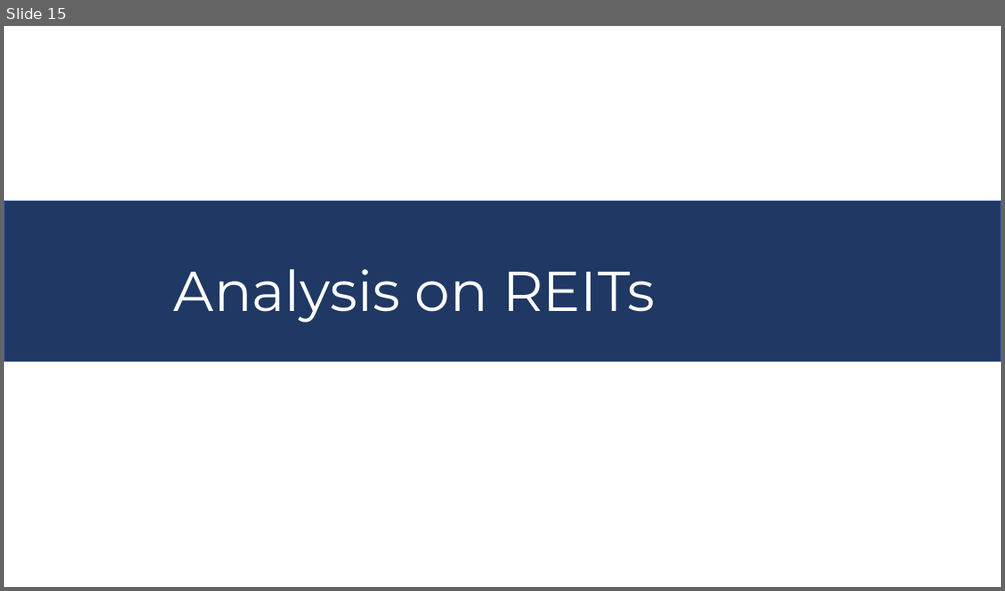
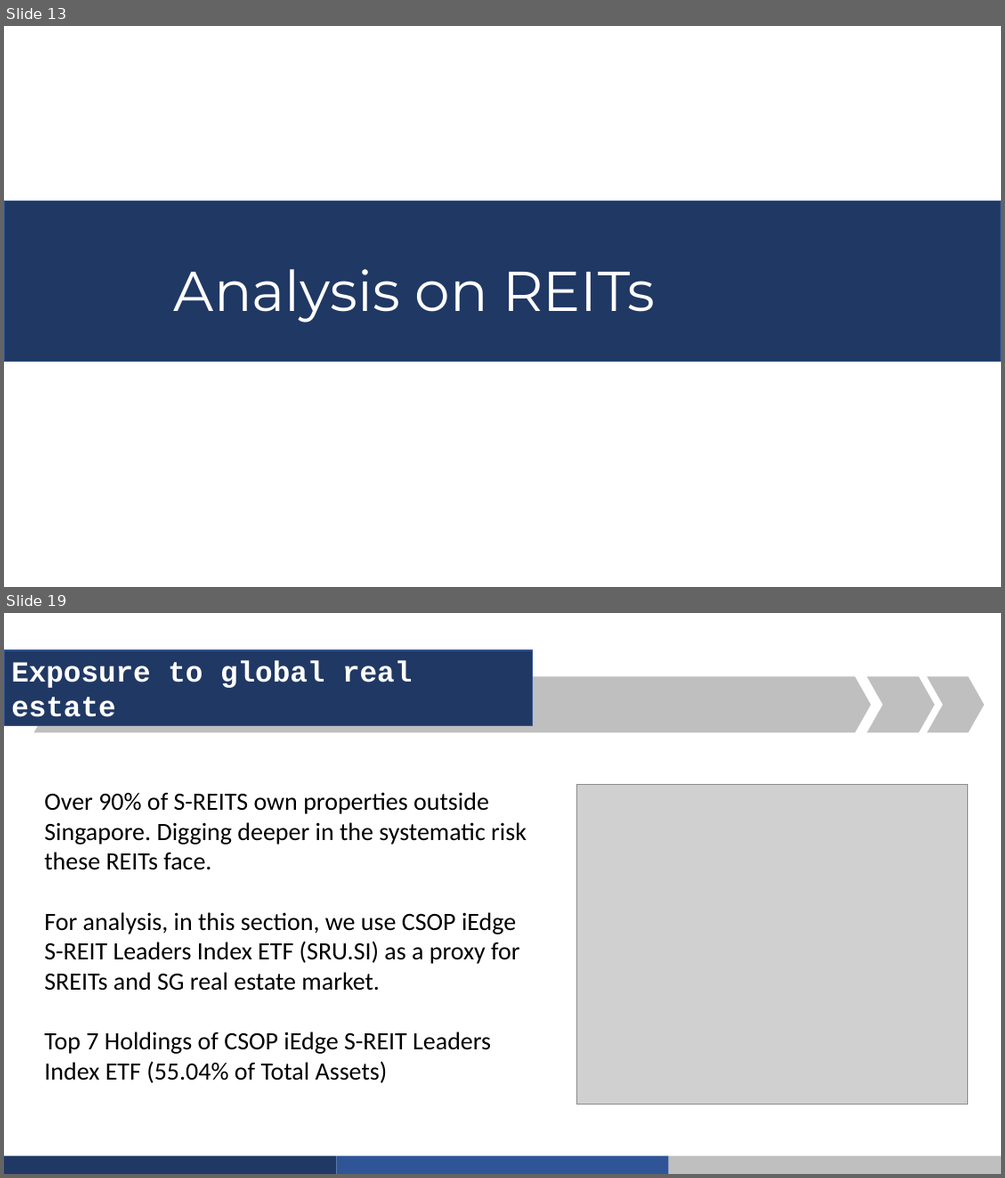
Before and after one commit to Wuvist/sgx3000, a slide deck: Group 2 Presentation.pptx. Shown one above the other, each under a label of ours: slide 15 before the commit, slides 13 and 19 after it; the slides between them are not shown. The pictures are 1005x591 and 1005x1178 pixels, drawn with LibreOffice and Linux fonts; fonts in the diff are those of the drawing; grey boxes stand for pictures. Boxes give left, top, right and bottom in pixels: in the first picture for what was removed or moved away, otherwise in the second. Text is boxed around its words. In the diff, an @@ line names an element or a change of style, - is before the commit and + after.

```diff
--- a/Group 2 Presentation.pptx
+++ b/Group 2 Presentation.pptx
@@ slide 19 added at <box>4,613,1001,1174</box>, background #CAEACE @@
@@ rectangle added at <box>4,650,532,726</box>, fill #203864, outline #325491 1 pt, 28 pt, text #CAEACE, bold @@
+Exposure to global real estate
@@ chevron added at <box>34,676,871,732</box>, fill #7CCB86 @@
@@ chevron added at <box>867,676,934,732</box>, fill #7CCB86 @@
@@ chevron added at <box>927,676,984,732</box>, fill #7CCB86 @@
@@ text added at <box>44,792,526,1083</box>, 24 pt, text #000000 @@
+Over 90% of S-REITS own properties outside Singapore. Digging deeper in the systematic risk these REITs face.
+For analysis, in this section, we use CSOP iEdge S-REIT Leaders Index ETF (SRU.SI) as a proxy for SREITs and SG real estate market.
+Top 7 Holdings of CSOP iEdge S-REIT Leaders Index ETF (55.04% of Total Assets)
@@ picture added at <box>577,784,969,1104</box> @@
@@ freeform shape added at <box>4,1156,336,1174</box>, fill #203864 @@
@@ freeform shape added at <box>336,1156,668,1174</box>, fill #2F5597 @@
@@ freeform shape added at <box>669,1156,1001,1174</box>, fill #7CCB86 @@
@@ what was slide 15 is now slide 13 @@
```
Also in this commit, not shown: 2 slides changed, 17 other slides added, 15 slides removed.
